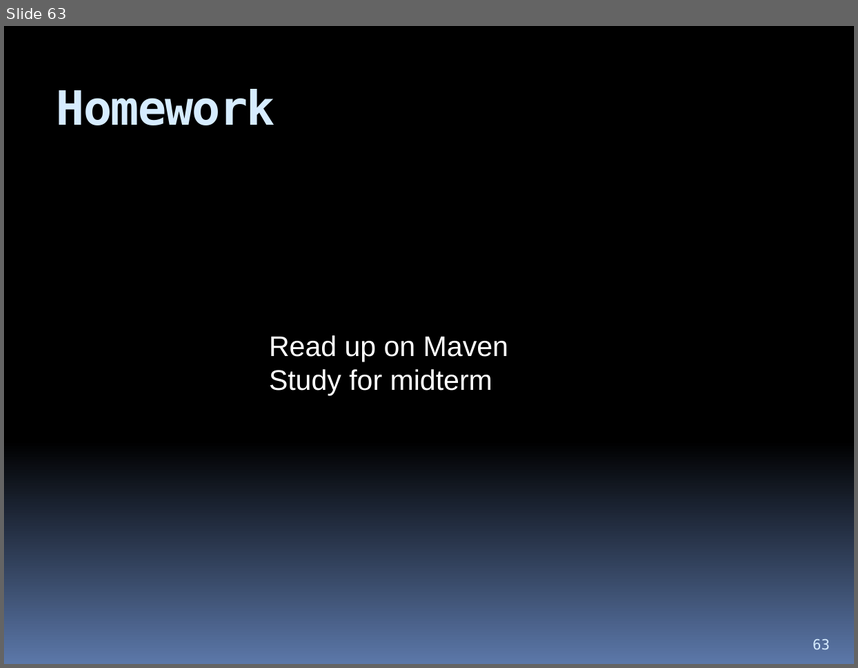
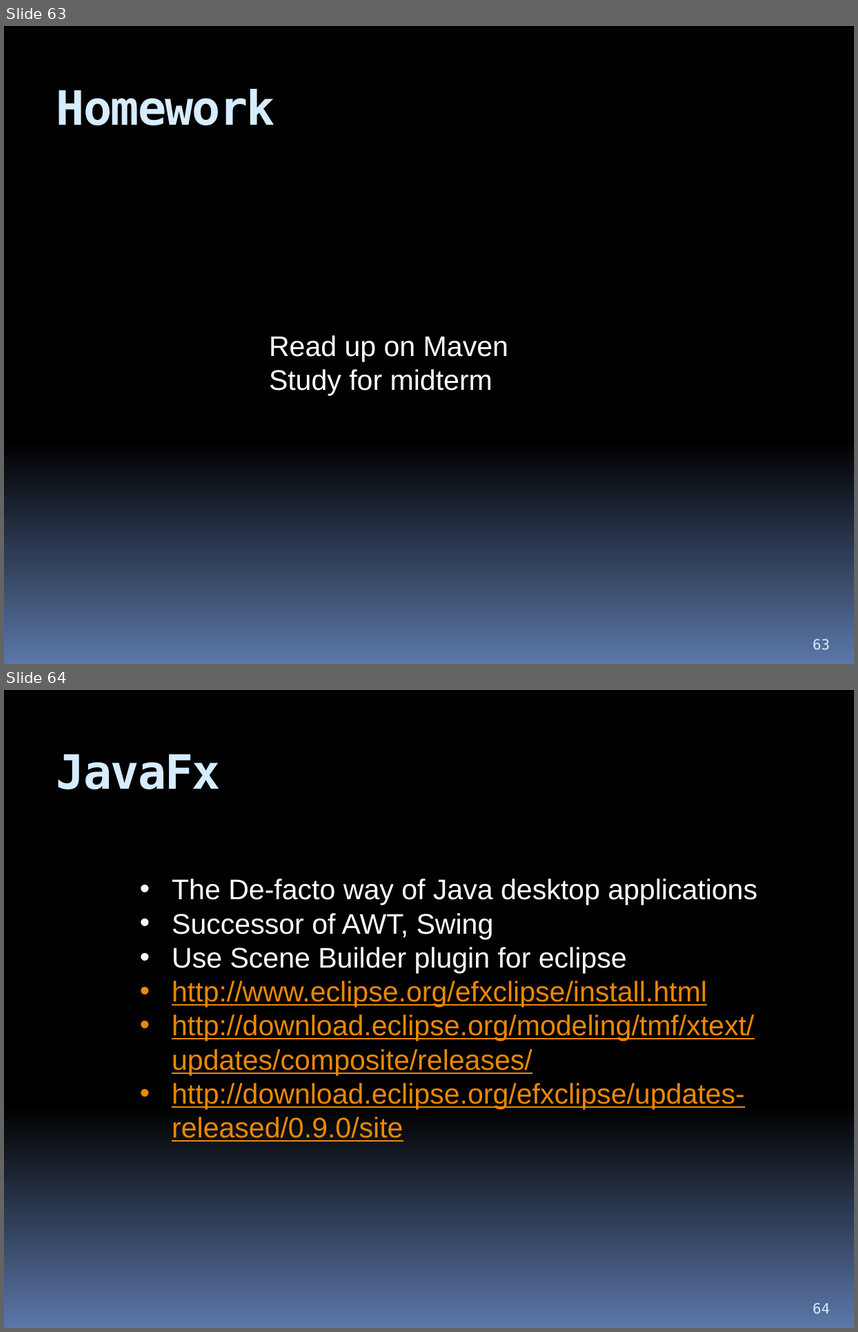
Before and after one commit to hchan/comp2613, a slide deck: coursePresentation.pptx. Shown one above the other, each under a label of ours: slide 63 before the commit, slides 63 and 64 after it. The pictures are 858x668 and 858x1332 pixels, drawn with LibreOffice and Linux fonts; fonts in the diff are those of the drawing. Boxes give left, top, right and bottom in pixels: in the first picture for what was removed or moved away, otherwise in the second. Text is boxed around its words. In the diff, an @@ line names an element or a change of style, - is before the commit and + after.

```diff
--- a/coursePresentation.pptx
+++ b/coursePresentation.pptx
@@ slide 64 added at box(4, 690, 854, 1328), background gradient #000000 to #5B77A8 @@
@@ title added at box(56, 754, 221, 789), 40 pt, text #D6ECFF, bold @@
+JavaFx
@@ text added at box(172, 878, 757, 1141), 24 pt, text #EB8803, underline @@
+• The De-facto way of Java desktop applications
+• Successor of AWT, Swing
+• Use Scene Builder plugin for eclipse
+• http://www.eclipse.org/efxclipse/install.html
+• http://download.eclipse.org/modeling/tmf/xtext/updates/composite/releases/
+• http://download.eclipse.org/efxclipse/updates-released/0.9.0/site
@@ page number added at box(813, 1303, 830, 1313), 12 pt, text #D6ECFF @@
+64
```
Also in this commit, not shown: 3 other slides added.
